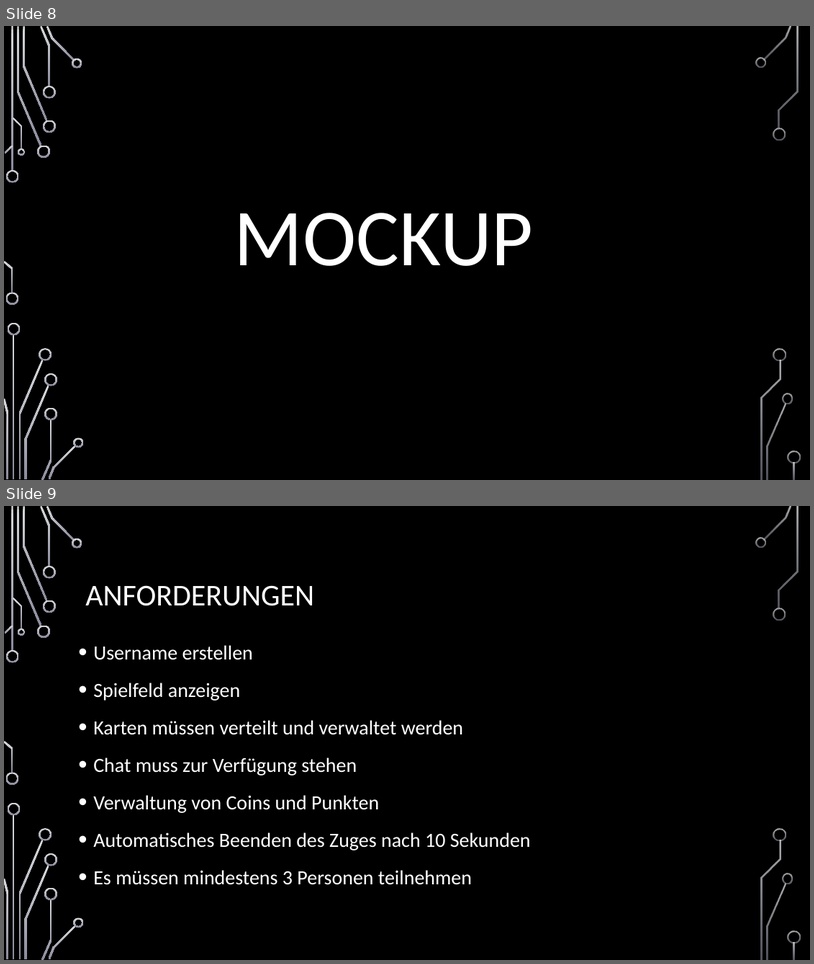
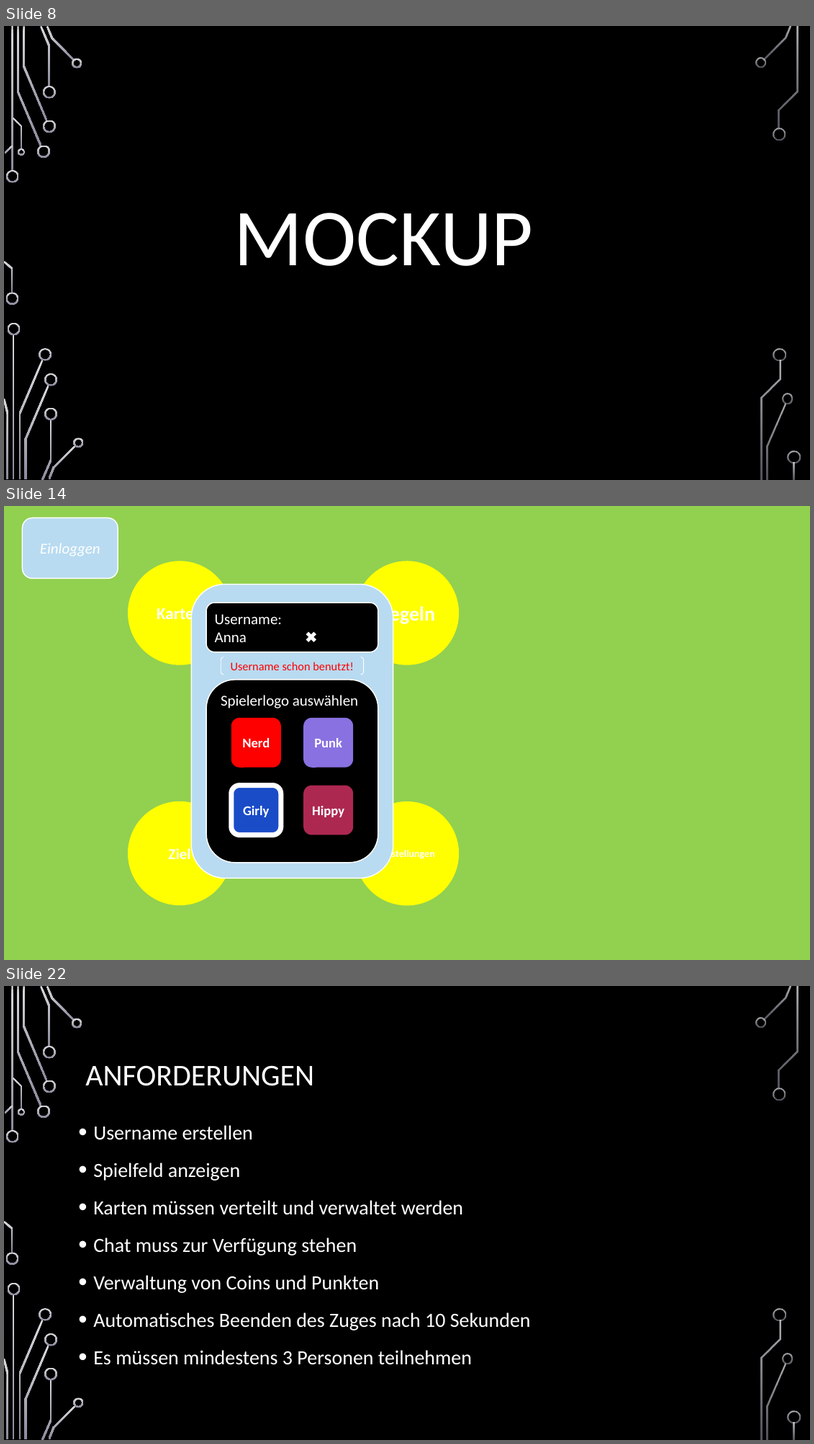
Before and after one commit to jnussbaum/TheBachelorsChaseGame, a slide deck: documents/Meilensteine/Meilenstein I/Meilenstein_1_Präsentation.pptx. Shown one above the other, each under a label of ours: slides 8 and 9 before the commit, slides 8, 14 and 22 after it; the slides between them are not shown. The pictures are 814x964 and 814x1444 pixels, drawn with LibreOffice and Linux fonts; fonts in the diff are those of the drawing; background and template pictures are left out. Boxes give left, top, right and bottom in pixels: in the first picture for what was removed or moved away, otherwise in the second. Text is boxed around its words. In the diff, an @@ line names an element or a change of style, - is before the commit and + after.

```diff
--- a/documents/Meilensteine/Meilenstein I/Meilenstein_1_Präsentation.pptx
+++ b/documents/Meilensteine/Meilenstein I/Meilenstein_1_Präsentation.pptx
@@ slide 14 added at <box>4,506,810,960</box>, background picture (left out) @@
@@ rectangle added at <box>4,506,810,960</box>, fill #92D050, outline #92D050 1.25 pt @@
@@ rounded rectangle added at <box>22,518,118,579</box>, fill #B8DBF1, outline #FFFFFF 1.25 pt, 18 pt, text #FFFFFF, italic @@
+Einloggen
@@ group added at <box>4,506,149,960</box>: 16 freeform shapes, 4 rectangles @@
@@ ellipse added at <box>129,561,232,664</box>, fill #FFFF00, outline #FFFF00 1.25 pt, 20 pt, text #FFFFFF, bold @@
+Karten
@@ ellipse added at <box>356,561,459,664</box>, fill #FFFF00, outline #FFFF00 1.25 pt, 24 pt, text #FFFFFF, bold @@
+Regeln
@@ bracket pair added at <box>221,657,364,674</box>, outline #FFFFFF 0.75 pt, 14 pt, text #FF0000 @@
+Username schon benutzt!
@@ group added at <box>191,584,394,878</box>: 7 rounded rectangles @@
+Username:
+Anna ✖
+Spielerlogo auswählen
+Nerd
+Girly
+Punk
+Hippy
@@ ellipse added at <box>129,802,232,905</box>, fill #FFFF00, outline #FFFF00 1.25 pt, 18 pt, text #FFFFFF, bold @@
+Ziel
@@ ellipse added at <box>356,802,459,905</box>, fill #FFFF00, outline #FFFF00 1.25 pt, 12 pt, text #FFFFFF, bold @@
+Einstellungen
@@ what was slide 9 is now slide 22 @@
```
Also in this commit, not shown: 14 other slides added, 1 slide removed, 3 other files.
